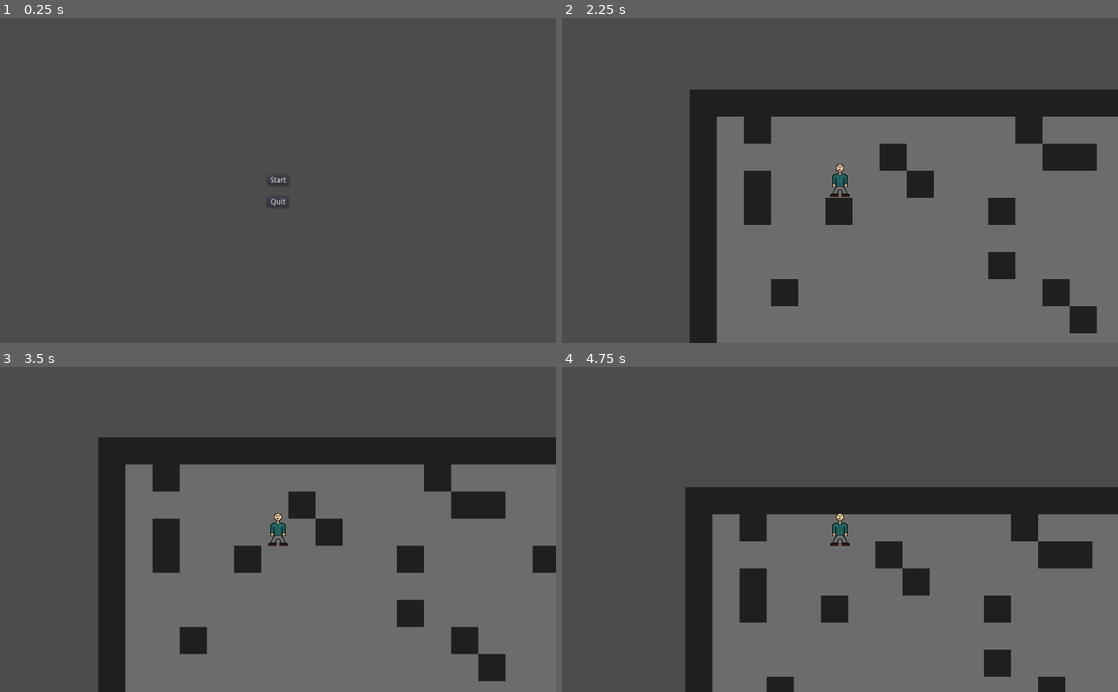
Above: before the commit, frames 1-4 (two rows, left to right).
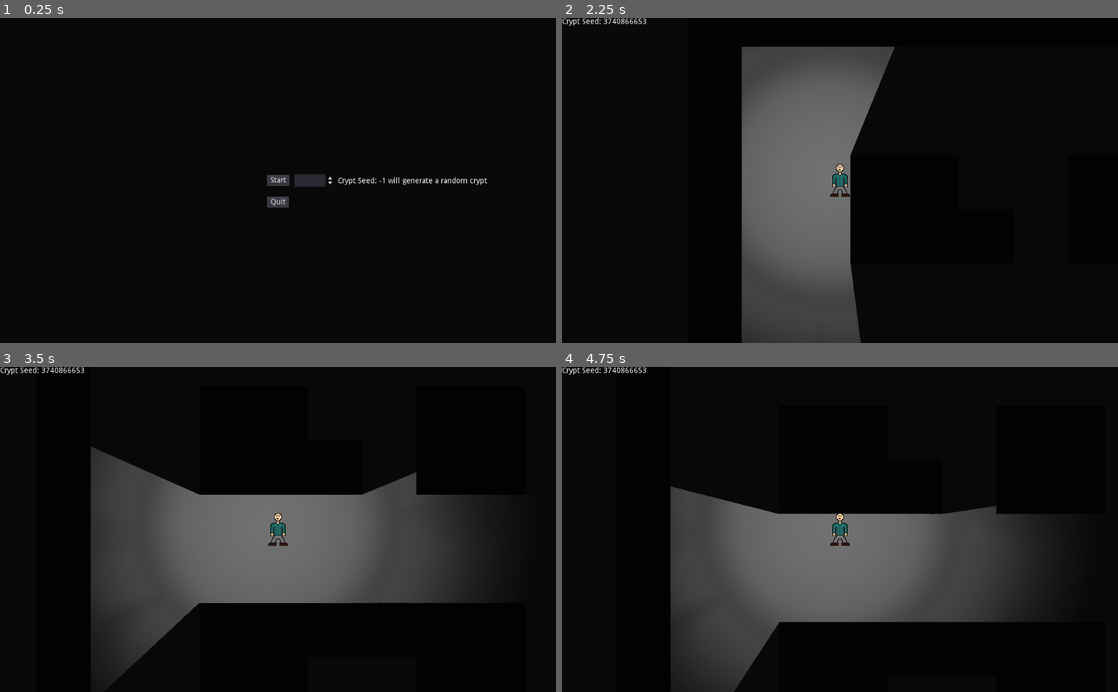
Above: after the commit, the same moments.

Repository: jamesaorson/into-the-crypt
Game: Godot game, scene res://ui/main_menu/main_menu.tscn
The game is run twice, just before and just after one commit, with the same random seed, the same clock (stepped at 60 frames per second) and the same inputs.
Inputs:
- Up to frame 1 (0.25 s): no input
- Up to frame 2 (2.25 s): click "Start" at 0.5 s; tap Enter (ui_accept) at 1.25 s; hold D (player_move_right) 1.28-2.03 s; hold Enter (ui_accept) 1.28-2.03 s; hold S (player_move_down) from 2.03 s (still down); tap Shift (sprint) at 2.1 s
- Up to frame 3 (3.5 s): tap Enter (ui_accept) at 2.27, 2.3, 2.57 s; release S (player_move_down) at 2.78 s; hold D (player_move_right) from 2.78 s (still down); hold Enter (ui_accept) from 2.78 s (still down)
- Up to frame 4 (4.75 s): release D (player_move_right) at 3.53 s; release Enter (ui_accept) at 3.53 s; hold W (player_move_up) 3.53-4.28 s; tap Shift (sprint) at 3.6 s; tap Enter (ui_accept) at 3.77, 3.8, 4.07 s; hold A (player_move_left) from 4.28 s (still down); hold Enter (ui_accept) from 4.28 s (still down)

The runs differ from the first frame. In frame 1, 100% of the frame differs, in the area x 0-100%, y 0-100%; in frame 2, 83%; in frame 3, 83%; in frame 4, 86%.

Commit message:
CRYPT-3: Add hallway generation

Diff:
--- a/crypt/crypt.gd
+++ b/crypt/crypt.gd
@@ -1,25 +1,39 @@
 extends Node
 
-onready var roomScene = load("res://crypt/room/room.tscn")
+onready var cryptGenerator = load("res://crypt/crypt_generator/crypt_generator.tscn")
+
+###################
+# Godot Functions #
+###################
+
+var shouldGenerate = false
+
+func _process(delta):
+	if Input.is_action_pressed("pause"):
+		quit_to_main_menu()
+	if Input.is_action_pressed("reset"):
+		create_crypt()
 
 func _ready():
 	set_process(true)
-	create_room()
+	create_crypt()
 
-func _process(delta):
-	if Input.is_action_pressed("pause"):
-		quit_game()
+####################
+# Helper Functions #
+####################
 
-func create_room():
-	var room = null
-	var roomNodes = get_tree().get_nodes_in_group("room")
-	if len(roomNodes) != 0:
-		room = roomNodes[0]
+func create_crypt():
+	var cryptGeneratorNode = null
+	var cryptGeneratorNodes = get_tree().get_nodes_in_group("crypt_generator")
+	if len(cryptGeneratorNodes) != 0:
+		cryptGeneratorNode = cryptGeneratorNodes[0]
 	else:
-		print("Creating room...")
-		room = roomScene.instance()
-		get_tree().root.add_child(room)
-	room.generate_room()
+		cryptGeneratorNode = cryptGenerator.instance()
+		get_tree().root.add_child(cryptGeneratorNode)
+	cryptGeneratorNode.generate_crypt()
 
-func quit_game():
-	get_tree().quit()
+func quit_to_main_menu():
+	var cryptGeneratorNodes = get_tree().get_nodes_in_group("crypt_generator")
+	for cryptGeneratorNode in cryptGeneratorNodes:
+		cryptGeneratorNode.destroy()
+	get_tree().change_scene("res://ui/main_menu/main_menu.tscn")
--- a/crypt/crypt.tres
+++ b/crypt/crypt_generator/crypt.tres
@@ -1,9 +1,12 @@
-[gd_resource type="TileSet" load_steps=4 format=2]
+[gd_resource type="TileSet" load_steps=5 format=2]
 
 [ext_resource path="res://assets/crypt/floor.png" type="Texture" id=1]
 [ext_resource path="res://assets/crypt/wall.png" type="Texture" id=2]
 
-[sub_resource type="ConvexPolygonShape2D" id=1]
+[sub_resource type="OccluderPolygon2D" id=1]
+polygon = PoolVector2Array( 0, 0, 50, 0, 50, 50, 0, 50 )
+
+[sub_resource type="ConvexPolygonShape2D" id=2]
 points = PoolVector2Array( 0, 0, 50, 0, 50, 50, 0, 50 )
 
 [resource]
@@ -24,12 +27,13 @@
 1/region = Rect2( 0, 0, 50, 50 )
 1/tile_mode = 0
 1/occluder_offset = Vector2( 0, 0 )
+1/occluder = SubResource( 1 )
 1/navigation_offset = Vector2( 0, 0 )
 1/shapes = [ {
 "autotile_coord": Vector2( 0, 0 ),
 "one_way": false,
 "one_way_margin": 1.0,
-"shape": SubResource( 1 ),
+"shape": SubResource( 2 ),
 "shape_transform": Transform2D( 1, 0, 0, 1, 0, 0 )
 } ]
 1/z_index = 0
--- /dev/null
+++ b/crypt/crypt_generator/crypt_generator.gd
@@ -0,0 +1,356 @@
+extends TileMap
+
+onready var playerScene = load("res://player/player.tscn")
+
+const FLOOR_TILE = 0
+const WALL_TILE = 1
+
+const CRYPT_SECTION_SIZE = 4
+
+var CRYPT_HEIGHT
+const CRYPT_MAX_HEIGHT = 100
+const CRYPT_MIN_HEIGHT = 30
+
+var CRYPT_WIDTH
+const CRYPT_MAX_WIDTH = 100
+const CRYPT_MIN_WIDTH = 30
+
+const PLAYER_START_POSITION = Vector2(3, 3)
+const PLAYER_HEIGHT = 3
+const PLAYER_WIDTH = 2
+
+const CORNERS = [
+	[
+		[1, 1, 1, 1],
+		[0, 0, 0, 1],
+		[0, 0, 0, 1],
+		[1, 0, 0, 1]
+	],
+	[
+		[1, 0, 0, 1],
+		[0, 0, 0, 1],
+		[0, 0, 0, 1],
+		[1, 1, 1, 1]
+	],
+	[
+		[1, 0, 0, 1],
+		[1, 0, 0, 0],
+		[1, 0, 0, 0],
+		[1, 1, 1, 1]
+	],
+	[
+		[1, 1, 1, 1],
+		[1, 0, 0, 0],
+		[1, 0, 0, 0],
+		[1, 0, 0, 1]
+	]
+]
+const TOP_RIGHT_CORNER    = CORNERS[0]
+const BOTTOM_RIGHT_CORNER = CORNERS[1]
+const BOTTOM_LEFT_CORNER  = CORNERS[2]
+const TOP_LEFT_CORNER     = CORNERS[3]
+
+const HORIZONTAL_HALLWAYS = [
+	[
+		[1, 0, 0, 1],
+		[0, 0, 0, 0],
+		[0, 0, 0, 0],
+		[1, 0, 0, 1]
+	],
+	[
+		[1, 0, 1, 1],
+		[0, 0, 0, 0],
+		[0, 0, 0, 0],
+		[1, 0, 0, 1]
+	],
+	[
+		[1, 1, 0, 1],
+		[0, 0, 0, 0],
+		[0, 0, 0, 0],
+		[1, 0, 0, 1]
+	],
+	[
+		[1, 1, 1, 1],
+		[0, 0, 0, 0],
+		[0, 0, 0, 0],
+		[1, 0, 0, 1]
+	],
+	[
+		[1, 0, 0, 1],
+		[0, 0, 0, 0],
+		[0, 0, 0, 0],
+		[1, 0, 1, 1]
+	],
+	[
+		[1, 0, 1, 1],
+		[0, 0, 0, 0],
+		[0, 0, 0, 0],
+		[1, 0, 1, 1]
+	],
+	[
+		[1, 1, 0, 1],
+		[0, 0, 0, 0],
+		[0, 0, 0, 0],
+		[1, 0, 1, 1]
+	],
+	[
+		[1, 1, 1, 1],
+		[0, 0, 0, 0],
+		[0, 0, 0, 0],
+		[1, 0, 1, 1]
+	],
+	[
+		[1, 0, 0, 1],
+		[0, 0, 0, 0],
+		[0, 0, 0, 0],
+		[1, 1, 0, 1]
+	],
+	[
+		[1, 0, 1, 1],
+		[0, 0, 0, 0],
+		[0, 0, 0, 0],
+		[1, 1, 0, 1]
+	],
+	[
+		[1, 1, 0, 1],
+		[0, 0, 0, 0],
+		[0, 0, 0, 0],
+		[1, 1, 0, 1]
+	],
+	[
+		[1, 1, 1, 1],
+		[0, 0, 0, 0],
+		[0, 0, 0, 0],
+		[1, 1, 0, 1]
+	],
+	[
+		[1, 0, 0, 1],
+		[0, 0, 0, 0],
+		[0, 0, 0, 0],
+		[1, 1, 1, 1]
+	],
+	[
+		[1, 0, 1, 1],
+		[0, 0, 0, 0],
+		[0, 0, 0, 0],
+		[1, 1, 1, 1]
+	],
+	[
+		[1, 1, 0, 1],
+		[0, 0, 0, 0],
+		[0, 0, 0, 0],
+		[1, 1, 1, 1]
+	],
+	[
+		[1, 1, 1, 1],
+		[0, 0, 0, 0],
+		[0, 0, 0, 0],
+		[1, 1, 1, 1]
+	]
+]
+const TOP_HORIZONTAL_HALLWAYS = [
+	HORIZONTAL_HALLWAYS[3],
+	HORIZONTAL_HALLWAYS[7],
+	HORIZONTAL_HALLWAYS[11],
+	HORIZONTAL_HALLWAYS[15]
+]
+const BOTTOM_HORIZONTAL_HALLWAYS = [
+	HORIZONTAL_HALLWAYS[12],
+	HORIZONTAL_HALLWAYS[13],
+	HORIZONTAL_HALLWAYS[14],
+	HORIZONTAL_HALLWAYS[15]
+]
+const VERTICAL_HALLWAYS   = [
+	[
+		[1, 0, 0, 1],
+		[0, 0, 0, 0],
+		[0, 0, 0, 0],
+		[1, 0, 0, 1]
+	],
+	[
+		[1, 0, 0, 1],
+		[0, 0, 0, 1],
+		[0, 0, 0, 0],
+		[1, 0, 0, 1]
+	],
+	[
+		[1, 0, 0, 1],
+		[1, 0, 0, 0],
+		[0, 0, 0, 0],
+		[1, 0, 0, 1]
+	],
+	[
+		[1, 0, 0, 1],
+		[1, 0, 0, 1],
+		[0, 0, 0, 0],
+		[1, 0, 0, 1]
+	],
+	[
+		[1, 0, 0, 1],
+		[0, 0, 0, 0],
+		[0, 0, 0, 1],
+		[1, 0, 0, 1]
+	],
+	[
+		[1, 0, 0, 1],
+		[0, 0, 0, 1],
+		[0, 0, 0, 1],
+		[1, 0, 0, 1]
+	],
+	[
+		[1, 0, 0, 1],
+		[1, 0, 0, 0],
+		[0, 0, 0, 1],
+		[1, 0, 0, 1]
+	],
+	[
+		[1, 0, 0, 1],
+		[1, 0, 0, 1],
+		[0, 0, 0, 1],
+		[1, 0, 0, 1]
+	],
+	[
+		[1, 0, 0, 1],
+		[0, 0, 0, 0],
+		[1, 0, 0, 0],
+		[1, 0, 0, 1]
+	],
+	[
+		[1, 0, 0, 1],
+		[0, 0, 0, 1],
+		[1, 0, 0, 0],
+		[1, 0, 0, 1]
+	],
+	[
+		[1, 0, 0, 1],
+		[1, 0, 0, 0],
+		[1, 0, 0, 0],
+		[1, 0, 0, 1]
+	],
+	[
+		[1, 0, 0, 1],
+		[1, 0, 0, 1],
+		[1, 0, 0, 0],
+		[1, 0, 0, 1]
+	],
+	[
+		[1, 0, 0, 1],
+		[0, 0, 0, 0],
+		[1, 0, 0, 1],
+		[1, 0, 0, 1]
+	],
+	[
+		[1, 0, 0, 1],
+		[0, 0, 0, 1],
+		[1, 0, 0, 1],
+		[1, 0, 0, 1]
+	],
+	[
+		[1, 0, 0, 1],
+		[1, 0, 0, 0],
+		[1, 0, 0, 1],
+		[1, 0, 0, 1]
+	],
+	[
+		[1, 0, 0, 1],
+		[1, 0, 0, 1],
+		[1, 0, 0, 1],
+		[1, 0, 0, 1]
+	]
+]
+const LEFT_VERTICAL_HALLWAYS = [
+	VERTICAL_HALLWAYS[10],
+	VERTICAL_HALLWAYS[11],
+	VERTICAL_HALLWAYS[14],
+	VERTICAL_HALLWAYS[15]
+]
+const RIGHT_VERTICAL_HALLWAYS = [
+	VERTICAL_HALLWAYS[5],
+	VERTICAL_HALLWAYS[7],
+	VERTICAL_HALLWAYS[13],
+	VERTICAL_HALLWAYS[15]
+]
+
+var playerStartPosition = map_to_world(PLAYER_START_POSITION)
+var crypt = []
+
+####################
+# Helper Functions #
+####################
+
+func create_player():
+	var player = null
+	var playerNodes = get_tree().get_nodes_in_group("player")
+	if len(playerNodes) != 0:
+		player = playerNodes[0]
+	else:
+		player = playerScene.instance()
+		get_tree().root.add_child(player)
+	player.position.x = self.playerStartPosition.x
+	player.position.y = self.playerStartPosition.y
+	player.set_crypt_seed_text()
+
+func destroy():
+	var playerNodes = get_tree().get_nodes_in_group("player")
+	for playerNode in playerNodes:
+		playerNode.destroy()
+	queue_free()
+
+func draw_crypt():
+	for y in range(len(self.crypt)):
+		for x in range(len(self.crypt[y])):
+			set_cell(x, y, self.crypt[y][x])
+
+func generate_crypt():
+	if crypt_globals.cryptSeed == null:
+		randomize()
+		crypt_globals.cryptSeed = randi()
+	print("Generating crypt with seed ", crypt_globals.cryptSeed)
+	seed(crypt_globals.cryptSeed)
+	clear()
+	CRYPT_HEIGHT = CRYPT_SECTION_SIZE * floor(rand_range(CRYPT_MIN_HEIGHT, CRYPT_MAX_HEIGHT))
+	CRYPT_WIDTH = CRYPT_SECTION_SIZE * floor(rand_range(CRYPT_MIN_WIDTH, CRYPT_MAX_WIDTH))
+	initalize_crypt_object()
+	for y in range(0, CRYPT_HEIGHT, CRYPT_SECTION_SIZE):
+		for x in range(0, CRYPT_WIDTH, CRYPT_SECTION_SIZE):
+			var cryptSection = null
+
+			if y == 0:
+				if x == 0:
+					cryptSection = TOP_LEFT_CORNER
+				elif x == CRYPT_WIDTH - CRYPT_SECTION_SIZE:
+					cryptSection = TOP_RIGHT_CORNER
+				else:
+					cryptSection = TOP_HORIZONTAL_HALLWAYS[floor(rand_range(1, len(TOP_HORIZONTAL_HALLWAYS))) - 1]
+			elif y == CRYPT_HEIGHT - CRYPT_SECTION_SIZE:
+				if x == CRYPT_WIDTH - CRYPT_SECTION_SIZE:
+					cryptSection = BOTTOM_RIGHT_CORNER
+				elif x == 0:
+					cryptSection = BOTTOM_LEFT_CORNER
+				else:
+					cryptSection = BOTTOM_HORIZONTAL_HALLWAYS[floor(rand_range(1, len(BOTTOM_HORIZONTAL_HALLWAYS))) - 1]
+			elif x == 0:
+				cryptSection = LEFT_VERTICAL_HALLWAYS[floor(rand_range(1, len(LEFT_VERTICAL_HALLWAYS))) - 1]
+			elif x == CRYPT_WIDTH - CRYPT_SECTION_SIZE:
+				cryptSection = RIGHT_VERTICAL_HALLWAYS[floor(rand_range(1, len(RIGHT_VERTICAL_HALLWAYS))) - 1]
+			else:
+				var choice = rand_range(1, 10)
+				if choice > 6:
+					cryptSection = HORIZONTAL_HALLWAYS[floor(rand_range(1, len(HORIZONTAL_HALLWAYS))) - 1]
+				else:
+					cryptSection = VERTICAL_HALLWAYS[floor(rand_range(1, len(VERTICAL_HALLWAYS))) - 1]
+			set_crypt_section(Vector2(x, y), cryptSection)
+	draw_crypt()
+	create_player()
+
+func initalize_crypt_object():
+	self.crypt = []
+	for y in range(CRYPT_HEIGHT):
+		self.crypt.append([])
+		self.crypt[y].resize(CRYPT_WIDTH)
+
+func set_crypt_section(originPosition, cryptSection):
+	for y in range(len(cryptSection)):
+		var cryptRow = cryptSection[y]
+		for x in range(len(cryptRow)):
+			self.crypt[y + originPosition.y][x + originPosition.x] = cryptRow[x]
--- /dev/null
+++ b/crypt/crypt_generator/crypt_generator.tscn
@@ -0,0 +1,18 @@
+[gd_scene load_steps=3 format=2]
+
+[ext_resource path="res://crypt/crypt_generator/crypt.tres" type="TileSet" id=1]
+[ext_resource path="res://crypt/crypt_generator/crypt_generator.gd" type="Script" id=2]
+
+[node name="CryptTileMap" type="TileMap" groups=[
+"crypt_generator",
+]]
+z_index = -1
+tile_set = ExtResource( 1 )
+cell_size = Vector2( 50, 50 )
+cell_quadrant_size = 1
+collision_layer = 2
+format = 1
+script = ExtResource( 2 )
+
+[node name="CanvasModulate" type="CanvasModulate" parent="."]
+color = Color( 0.0784314, 0.0784314, 0.0784314, 1 )
--- a/crypt/crypt_tileset.tscn
+++ b/crypt/crypt_generator/crypt_tileset.tscn
@@ -1,7 +1,10 @@
-[gd_scene load_steps=3 format=2]
+[gd_scene load_steps=4 format=2]
 
 [ext_resource path="res://assets/crypt/floor.png" type="Texture" id=1]
 [ext_resource path="res://assets/crypt/wall.png" type="Texture" id=2]
+
+[sub_resource type="OccluderPolygon2D" id=1]
+polygon = PoolVector2Array( 0, 0, 50, 0, 50, 50, 0, 50 )
 
 [node name="Node2D" type="Node2D"]
 
@@ -18,3 +21,6 @@
 
 [node name="CollisionPolygon2D" type="CollisionPolygon2D" parent="Wall/StaticBody2D"]
 polygon = PoolVector2Array( 0, 0, 50, 0, 50, 50, 0, 50 )
+
+[node name="LightOccluder2D" type="LightOccluder2D" parent="Wall"]
+occluder = SubResource( 1 )
--- /dev/null
+++ b/crypt/crypt_globals.gd
@@ -0,0 +1,3 @@
+extends Node
+
+var cryptSeed = null
--- a/crypt/room/room.gd
+++ /dev/null
@@ -1,56 +0,0 @@
-extends TileMap
-
-onready var playerScene = load("res://player/player.tscn")
-
-const FLOOR_TILE = 0
-const WALL_TILE = 1
-
-const ROOM_HEIGHT = 18
-const ROOM_WIDTH = 32
-
-const PLAYER_START_POSITION = Vector2(3, 3)
-const PLAYER_HEIGHT = 3
-const PLAYER_WIDTH = 2
-
-var playerStartPosition = map_to_world(PLAYER_START_POSITION)
-var room = []
-
-func generate_room():
-	print("Room generation...")
-	randomize()
-	for y in range(ROOM_HEIGHT):
-		self.room.append([])
-		self.room[y].resize(ROOM_WIDTH)
-		for x in range(ROOM_WIDTH):
-			if (x >= PLAYER_START_POSITION.x and
-			    x < PLAYER_START_POSITION.x + PLAYER_WIDTH and
-				y >= PLAYER_START_POSITION.y and
-				y < PLAYER_START_POSITION.y + PLAYER_HEIGHT):
-				self.room[y][x] = FLOOR_TILE
-			elif x == 0 or x == ROOM_WIDTH - 1 or y == 0 or y == ROOM_HEIGHT - 1:
-				self.room[y][x] = WALL_TILE
-			else:
-				var tileChoice = rand_range(1, 10)
-				if tileChoice > 2:
-					self.room[y][x] = FLOOR_TILE
-				else:
-					self.room[y][x] = WALL_TILE
-	draw_room()
-	create_player()
-
-func create_player():
-	var player = null
-	var playerNodes = get_tree().get_nodes_in_group("player")
-	if len(playerNodes) != 0:
-		player = playerNodes[0]
-	else:
-		print("Creating player at: ", world_to_map(self.playerStartPosition), " ", self.playerStartPosition)
-		player = playerScene.instance()
-		get_tree().root.add_child(player)
-	player.position.x = self.playerStartPosition.x
-	player.position.y = self.playerStartPosition.y
-
-func draw_room():
-	for y in range(len(room)):
-		for x in range(len(room[y])):
-			set_cell(x, y, room[y][x])
--- a/crypt/room/room.tscn
+++ /dev/null
@@ -1,15 +0,0 @@
-[gd_scene load_steps=3 format=2]
-
-[ext_resource path="res://crypt/crypt.tres" type="TileSet" id=1]
-[ext_resource path="res://crypt/room/room.gd" type="Script" id=2]
-
-[node name="RoomTileMap" type="TileMap" groups=[
-"room",
-]]
-z_index = -1
-tile_set = ExtResource( 1 )
-cell_size = Vector2( 50, 50 )
-cell_quadrant_size = 1
-collision_layer = 2
-format = 1
-script = ExtResource( 2 )
--- a/player/player.tres
+++ b/player/player.tres
@@ -1,7 +1,6 @@
 [gd_resource type="SpriteFrames" load_steps=2 format=2]
 
 [ext_resource path="res://assets/player/player.png" type="Texture" id=1]
-
 
 [resource]
 animations = [ {
--- a/player/player.tscn
+++ b/player/player.tscn
@@ -1,11 +1,13 @@
-[gd_scene load_steps=3 format=2]
+[gd_scene load_steps=4 format=2]
 
 [ext_resource path="res://player/playerKinematicBody.gd" type="Script" id=1]
 [ext_resource path="res://player/player.tres" type="SpriteFrames" id=2]
+[ext_resource path="res://assets/player/light.png" type="Texture" id=3]
 
 [node name="PlayerKinematicBody2D" type="KinematicBody2D" groups=[
 "player",
 ]]
+scale = Vector2( 0.5, 0.5 )
 collision_mask = 6
 script = ExtResource( 1 )
 
@@ -17,7 +19,18 @@
 
 [node name="Camera2D" type="Camera2D" parent="."]
 current = true
+zoom = Vector2( 0.5, 0.5 )
 drag_margin_left = 0.1
 drag_margin_top = 0.1
 drag_margin_right = 0.1
 drag_margin_bottom = 0.1
+
+[node name="Light2D" type="Light2D" parent="."]
+texture = ExtResource( 3 )
+shadow_enabled = true
+
+[node name="CryptSeedLayer" type="CanvasLayer" parent="."]
+
+[node name="CryptSeedLabel" type="Label" parent="CryptSeedLayer"]
+margin_right = 40.0
+margin_bottom = 14.0
--- a/player/playerKinematicBody.gd
+++ b/player/playerKinematicBody.gd
@@ -19,6 +19,9 @@
 	get_input()
 	move_and_slide(velocity * delta)
 
+func destroy():
+	queue_free()
+
 func get_input():
 	if Input.is_action_just_pressed("sprint"):
 		isSprinting = true
@@ -36,3 +39,9 @@
 		velocity += self.RIGHT.vector * Input.get_action_strength(self.RIGHT.inputName) * speed
 
 	velocity *= friction
+
+func set_crypt_seed_text():
+	var cryptSeedString = "Crypt Seed: " + str(crypt_globals.cryptSeed)
+	var labelNode = get_node("/root/PlayerKinematicBody2D/CryptSeedLayer/CryptSeedLabel")
+	labelNode.text = cryptSeedString
+	labelNode.update()
--- a/project.godot
+++ b/project.godot
@@ -18,6 +18,10 @@
 config/name="IntoTheCrypt"
 run/main_scene="res://ui/main_menu/main_menu.tscn"
 config/icon="res://icon.png"
+
+[autoload]
+
+crypt_globals="*res://crypt/crypt_globals.gd"
 
 [display]
 
@@ -65,7 +69,14 @@
 , Object(InputEventJoypadButton,"resource_local_to_scene":false,"resource_name":"","device":0,"button_index":11,"pressure":0.0,"pressed":false,"script":null)
  ]
 }
+reset={
+"deadzone": 0.5,
+"events": [ Object(InputEventKey,"resource_local_to_scene":false,"resource_name":"","device":0,"alt":false,"shift":false,"control":false,"meta":false,"command":false,"pressed":false,"scancode":16777248,"unicode":0,"echo":false,"script":null)
+, Object(InputEventJoypadButton,"resource_local_to_scene":false,"resource_name":"","device":0,"button_index":10,"pressure":0.0,"pressed":false,"script":null)
+ ]
+}
 
 [rendering]
 
+environment/default_clear_color=Color( 0.0392157, 0.0392157, 0.0392157, 1 )
 environment/default_environment="res://default_env.tres"
--- a/ui/main_menu/main_menu.gd
+++ b/ui/main_menu/main_menu.gd
@@ -1,15 +1,8 @@
 extends Button
 
-var cryptScene = preload("res://crypt/crypt.tscn")
-
-func _ready():
-	set_process(true)
-
-func _process(delta):
-	if Input.is_action_pressed("ui_accept"):
-		start_game()
-	if Input.is_action_pressed("ui_cancel") or Input.is_action_pressed("exit"):
-		quit_game()
+###################
+# Signal handlers #
+###################
 
 func _on_quit_button_pressed():
 	quit_game()
@@ -17,8 +10,17 @@
 func _on_start_button_pressed():
 	start_game()
 
+####################
+# Helper Functions #
+####################
+
 func quit_game():
 	get_tree().quit()
 
 func start_game():
-	get_tree().change_scene_to(cryptScene)
+	var levelSeedSpinBoxNode = get_node("/root/main_menu_control/start_button/level_seed_spin_box")
+	if levelSeedSpinBoxNode.value >= 0:
+		crypt_globals.cryptSeed = levelSeedSpinBoxNode.value
+	else:
+		crypt_globals.cryptSeed = null
+	get_tree().change_scene("res://crypt/crypt.tscn")
--- a/ui/main_menu/main_menu.tscn
+++ b/ui/main_menu/main_menu.tscn
@@ -18,6 +18,22 @@
 margin_bottom = 10.0
 text = "Start"
 script = ExtResource( 1 )
+
+[node name="level_seed_spin_box" type="SpinBox" parent="start_button"]
+margin_left = 50.0
+margin_top = -2.0
+margin_right = 124.0
+margin_bottom = 22.0
+min_value = -1.0
+max_value = 2.14748e+009
+value = -1.0
+
+[node name="seed_label" type="Label" parent="start_button/level_seed_spin_box"]
+margin_left = 80.0
+margin_top = 6.0
+margin_right = 325.0
+margin_bottom = 23.0
+text = "Crypt Seed: -1 will generate a random crypt"
 
 [node name="quit_button" type="Button" parent="."]
 anchor_left = 0.5
@@ -31,7 +47,5 @@
 text = "Quit"
 script = ExtResource( 1 )
 
-[node name="Spatial" type="Spatial" parent="."]
-
 [connection signal="pressed" from="start_button" to="start_button" method="_on_start_button_pressed"]
 [connection signal="pressed" from="quit_button" to="quit_button" method="_on_quit_button_pressed"]
Binary file added: assets/player/light.png
Not shown, added: assets/player/light.png.import
Not shown, changed: export_presets.cfg
Not shown: 1 places in ui/main_menu/main_menu.tscn that only renumber resources
Not shown, added: assets/crypt/affinity_files/floor.afphoto
Not shown, added: assets/crypt/affinity_files/wall.afphoto
Not shown, added: assets/player/affinity_files/light.afphoto
